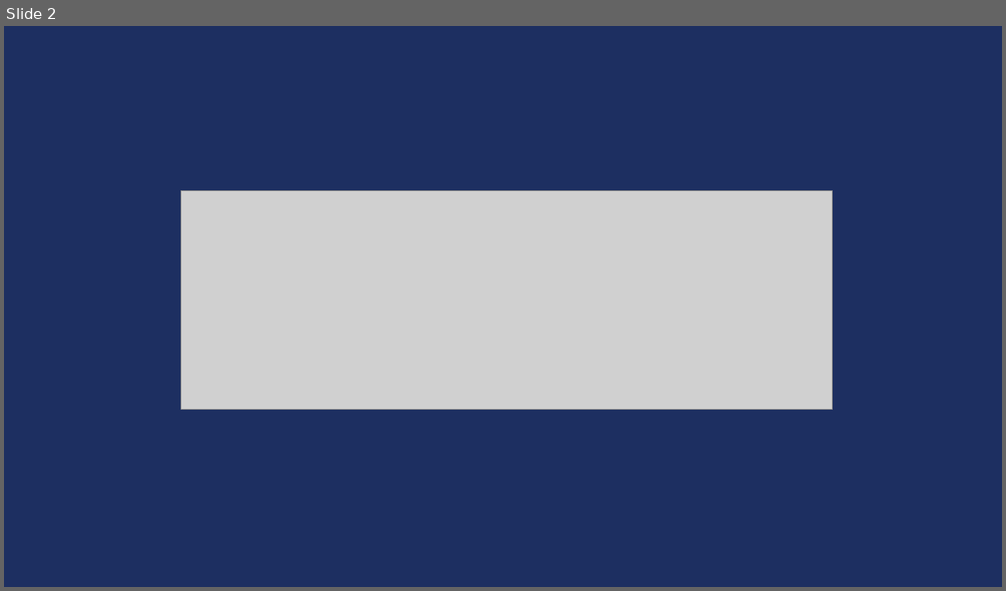
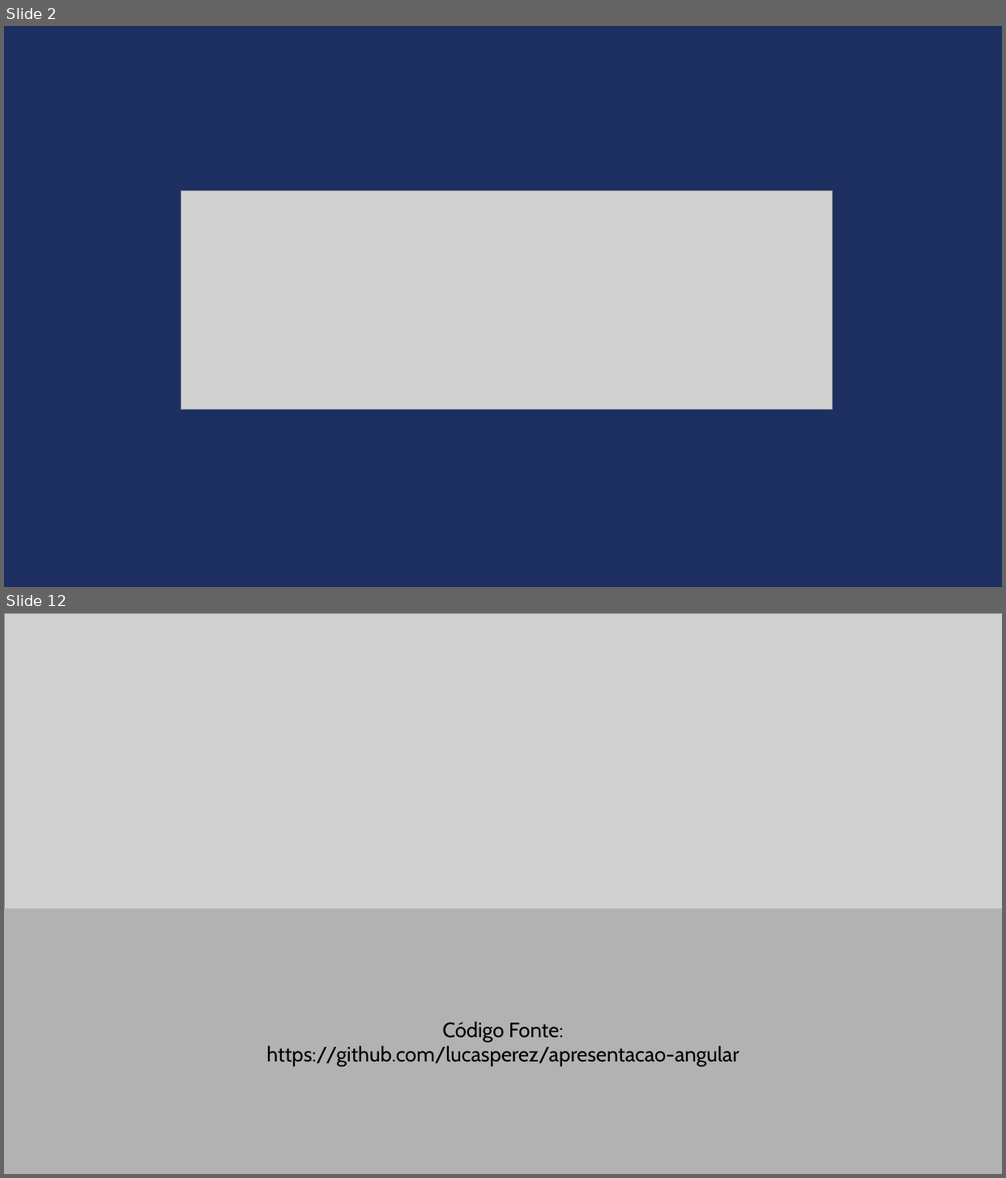
Before and after one commit to lucasperez/apresentacao-angular, a slide deck: apresentacao-ideais-conf-2013.ppt. Shown one above the other, each under a label of ours: slide 2 before the commit, slides 2 and 12 after it; the slides between them are not shown. The pictures are 1006x591 and 1006x1178 pixels, drawn with LibreOffice and Linux fonts; fonts in the diff are those of the drawing; grey boxes stand for pictures. Boxes give left, top, right and bottom in pixels: in the first picture for what was removed or moved away, otherwise in the second. Text is boxed around its words. In the diff, an @@ line names an element or a change of style, - is before the commit and + after.

```diff
--- a/apresentacao-ideais-conf-2013.ppt
+++ b/apresentacao-ideais-conf-2013.ppt
@@ slide 12 added at [4,613,1002,1174], background #FFFFFF @@
@@ picture added at [4,613,1002,909] @@
@@ rectangle added at [4,909,1002,1174], fill #B2B2B2, outline #B2B2B2 0.74 pt, 40 pt, text #000000 @@
+Código Fonte:
+https://github.com/lucasperez/apresentacao-angular
```
Also in this commit, not shown: 8 slides changed, 1 other slide added, 2 slides removed.
